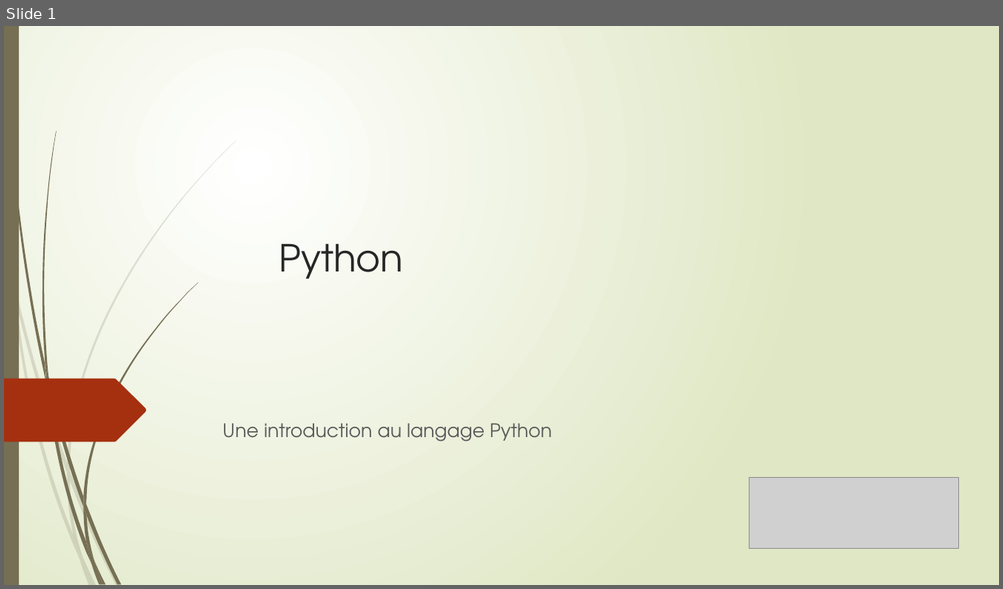
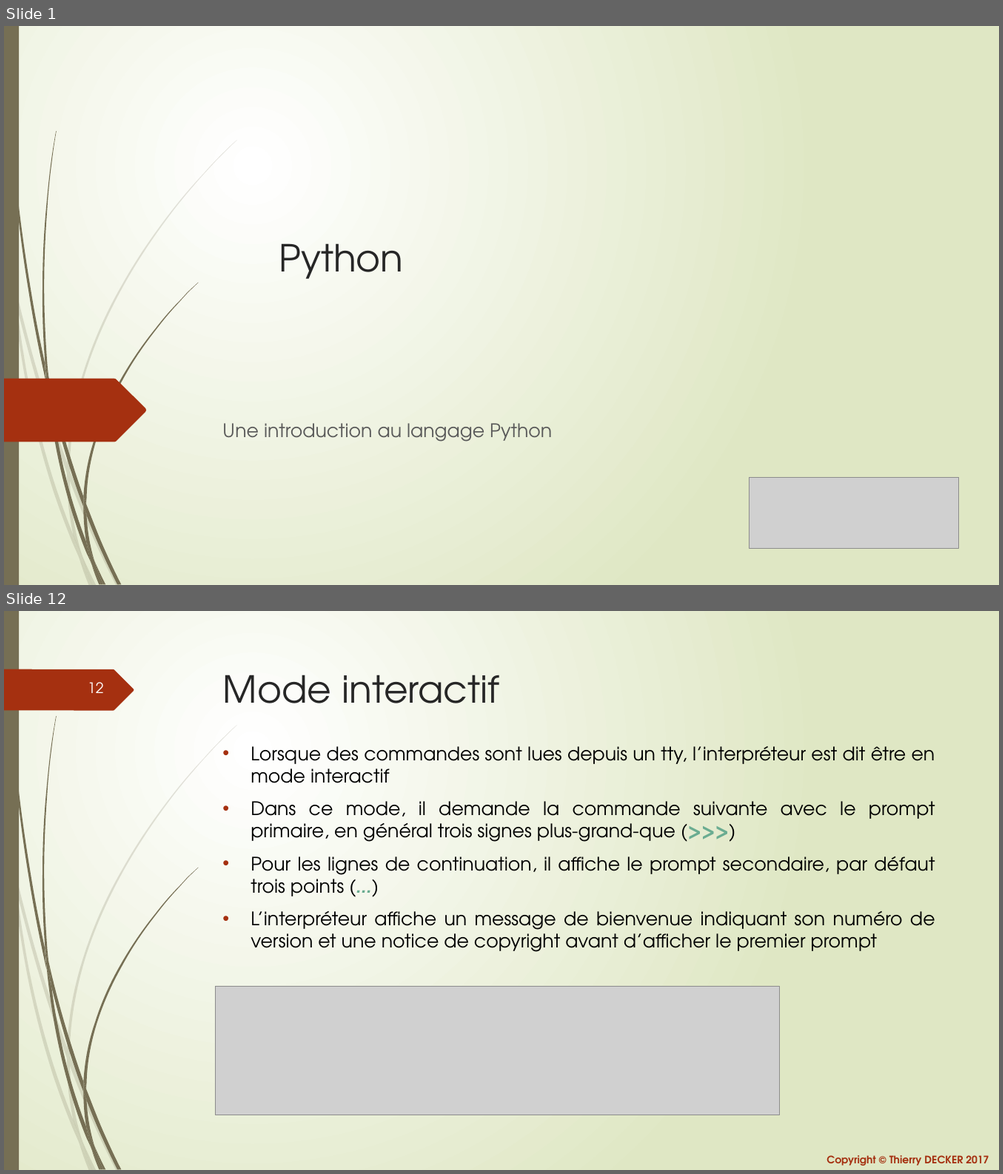
Before and after one commit to VikmanTheRacoon/learning-python, a slide deck: documentations/learning-python.pptx. Shown one above the other, each under a label of ours: slide 1 before the commit, slides 1 and 12 after it; the slides between them are not shown. The pictures are 1003x589 and 1003x1174 pixels, drawn with LibreOffice and Linux fonts; fonts in the diff are those of the drawing; grey boxes stand for pictures. Boxes give left, top, right and bottom in pixels: in the first picture for what was removed or moved away, otherwise in the second. Text is boxed around its words. In the diff, an @@ line names an element or a change of style, - is before the commit and + after.

```diff
--- a/documentations/learning-python.pptx
+++ b/documentations/learning-python.pptx
@@ slide 12 added at (x1=4, y1=611, x2=999, y2=1170), background gradient #FFFFFF to #DFE8C4; not listed: 23 template elements that a slide beside it also shows @@
@@ freeform shape added at (x1=4, y1=669, x2=134, y2=710), fill #A53010 @@
@@ title added at (x1=223, y1=675, x2=499, y2=703), 36 pt, text #262626 @@
+Mode interactif
@@ page number added at (x1=88, y1=682, x2=104, y2=693), 14 pt, text #FFFFFF @@
+12
@@ text added at (x1=250, y1=746, x2=935, y2=952), 18 pt, text #000000 @@
+• Lorsque des commandes sont lues depuis un tty, l’interpréteur est dit être en mode interactif
+• Dans ce mode, il demande la commande suivante avec le prompt primaire, en général trois signes plus-grand-que (>>>)
+• Pour les lignes de continuation, il affiche le prompt secondaire, par défaut trois points (...)
+• L’interpréteur affiche un message de bienvenue indiquant son numéro de version et une notice de copyright avant d’afficher le premier prompt
@@ picture added at (x1=215, y1=987, x2=780, y2=1116) @@
@@ text added at (x1=826, y1=1156, x2=988, y2=1166), 10 pt, text #A53010, bold @@
+Copyright © Thierry DECKER 2017
```
Also in this commit, not shown: 5 slides changed, 7 other slides added, 1 other file.
